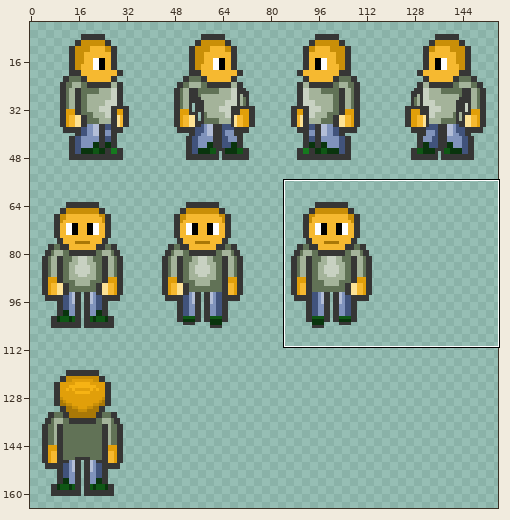
Two states of a sprite sheet, assets/img/Character Spritemap png.png. Above, an overview of the earlier version with the close-up marked.
Close-up. The starting point:
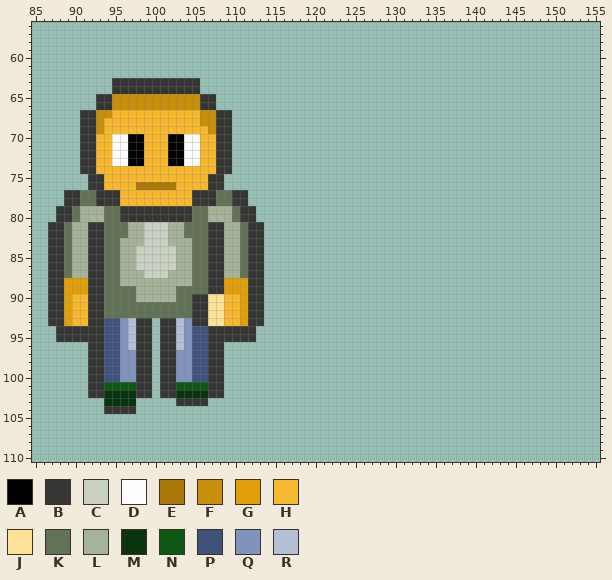
The file is 160x168 pixels. Colours within 5 levels of each other are drawn and written as one. Shown: x 85..155, y 56..110. The wide view leaves out empty margins. The commit also changed other parts of the picture, which this record leaves out.
Palette (. is transparent): A #000000  B #363635  C #c8d1c2  D #fefefe  E #a97807  F #c98f08  G #e19f0a  H #f6b930  J #fce296  K #617256  L #a4b39a  M #09340d  N #0f5715  P #41537c  Q #8093bc  R #b3bed7
Pixels before (only the part around the change), first column x 87:
 56 .....................................................................
 57 .....................................................................
 58 .....................................................................
 59 .....................................................................
 60 .....................................................................
 61 .....................................................................
 62 .....................................................................
 63 ........BBBBBBBBBBB..................................................
 64 ........BBBBBBBBBBB..................................................
 65 ......BBFFFFFFFFFFFBB................................................
 66 ......BBFFFFFFFFFFFBB................................................
 67 ....BBFFHHHHHHHHHHHFFBB..............................................
 68 ....BBFHHHHHHHHHHHHFFBB..............................................
 69 ....BBFHHHHHHHHHHHHHFBB..............................................
 70 ....BBHHDDAAHHHAADDHHBB..............................................
 71 ....BBHHDDAAHHHAADDHHBB..............................................
 72 ....BBHHDDAAHHHAADDHHBB..............................................
 73 ....BBHHDDAAHHHAADDHHBB..............................................
 74 ....BBHHHHHHHHHHHHHHHBB..............................................
 75 .....BBHHHHHHHHHHHHHBB...............................................
 76 .....BBHHHHEEEEEHHHHBB...............................................
 77 ..BBKKBBBHHHHHHHHHBBBKKBB............................................
 78 ..BBKKBBBHHHHHHHHHBBBKKBB............................................
 79 .BBKLLLKKBBBBBBBBBKKLLLKBB...........................................
 80 .BBKLLLKKBBBBBBBBBKKLLLKBB...........................................
 81 BBKLLBBKKKLLCCCLLKKKBBLLKBB..........................................
 82 BBKLLBBKKKLLCCCLLKKKBBLLKBB..........................................
 83 BBKLLBBKKLLLCCCLLLKKBBLLKBB..........................................
 84 BBKLLBBKKLLCCCCCLLKKBBLLKBB..........................................
 85 BBKLLBBKKLLCCCCCLLKKBBLLKBB..........................................
 86 BBKLLBBKKLLCCCCCLLKKBBLLKBB..........................................
 87 BBKLLBBKKLLLCCCLLLKKBBLLKBB..........................................
 88 BBGGGBBKKLLLLLLLLLKKBBGGGBB..........................................
 89 BBGGGBBKKKKLLLLLKKKKBBGGGBB..........................................
 90 BBGHHBBKKKKLLLLLKKBBJJHHGBB..........................................
 91 BBGHHBBKKKKKKKKKKKBBJJHHGBB..........................................
 92 BBGHHBBKKKKKKKKKKKBBJJHHGBB..........................................
 93 BBGHHBBPPQRBB.BBRQBBJJHHGBB..........................................
 94 .BBBBBBPPQRBB.BBRQPPBBBBBB...........................................
 95 .BBBBBBPPQRBB.BBRQPPBBBBBB...........................................
 96 .....BBPPQRBB.BBRQPPBB...............................................
 97 .....BBPPQQBB.BBQQPPBB...............................................
 98 .....BBPPQQBB.BBQQPPBB...............................................
 99 .....BBPPQQBB.BBQQPPBB...............................................
100 .....BBPPQQBB.BBQQPPBB...............................................
101 .....BBNNNNBB.BBNNNNBB...............................................
102 .....BBMMMMBB.BBMMMMBB...............................................
103 .......MMMM.....BBBB.................................................
104 .......BBBB..........................................................
105 .....................................................................
106 .....................................................................
107 .....................................................................
108 .....................................................................
109 .....................................................................
110 .....................................................................
The result:
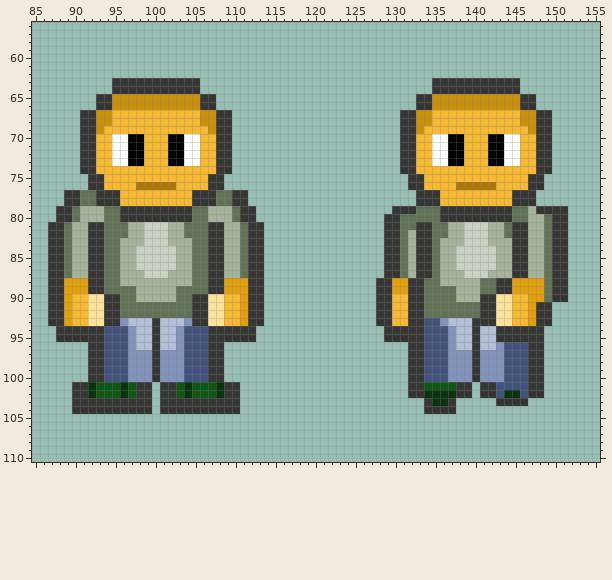
Changes in this commit:
Changed rows in their new state; - is an unchanged pixel.
first column x 90:
 63 ---------------------------------------------BBBBBBBBBBB------
 64 ---------------------------------------------BBBBBBBBBBB------
 65 -------------------------------------------BBFFFFFFFFFFFBB----
 66 -------------------------------------------BBFFFFFFFFFFFBB----
 67 -----------------------------------------BBFFHHHHHHHHHHHFFBB--
 68 ----F------------------------------------BBFFHHHHHHHHHHHFFBB--
 69 -----------------------------------------BBFHHHHHHHHHHHHHFBB--
 70 -----------------------------------------BBHHDDAAHHHAADDHHBB--
 71 -----------------------------------------BBHHDDAAHHHAADDHHBB--
 72 -----------------------------------------BBHHDDAAHHHAADDHHBB--
 73 -----------------------------------------BBHHDDAAHHHAADDHHBB--
 74 -----------------------------------------BBHHHHHHHHHHHHHHHBB--
 75 ------------------------------------------BBHHHHHHHHHHHHHBB---
 76 ------------------------------------------BBHHHHEEEEEHHHHBB---
 77 -------------------------------------------BBBHHHHHHHHHBBB----
 78 -------------------------------------------BBBHHHHHHHHHBBB----
 79 ----------------------------------------BBBKKKBBBBBBBBBKKLBBBB
 80 ---------------------------------------BBKKKKKBBBBBBBBBKKLLKBB
 81 ---------------------------------------BBKKBBKKLLCCCLLKBBLLKBB
 82 ---------------------------------------BBKLBBKKLLCCCLLKBBLLKBB
 83 ---------------------------------------BBKLBBKLLLCCCLLLBBLLKBB
 84 ---------------------------------------BBKLBBKLLCCCCCLLBBLLKBB
 85 ---------------------------------------BBKLBBKLLCCCCCLLBBLLKBB
 86 ---------------------------------------BBKLBBKLLCCCCCLLBBLLKBB
 87 ---------------------------------------BBKLBBKLLLCCCLLLBBLLKBB
 88 --------------------------------------BBGGBBKKLLLLLKKBBGGGGKBB
 89 --------------------------------------BBGGBBKKKKLLLKKBBGGGGKBB
 90 --JJBB--------------------------------BBHHBBKKKKLLLBBJJHHGGKBB
 91 --JJBB--------------------------------BBHHBBKKKKKKKBBJJHHGBB--
 92 --JJBB--------------------------------BBHHBBKKKKKKKBBJJHHGBB--
 93 --JJBB--RRBRR-------------------------BBHHBBPPQRRRBBBJJHHGBB--
 94 ------PQRRBRRQP------------------------BBBBBPPPQRRBRRBBBBBB---
 95 ------PQRRBRRQP------------------------BBBBBPPPQRRBRRBBBBBB---
 96 ------PQRRBRRQP---------------------------BBPPPQRRBRRQPPPBB---
 97 ------P-QQBQQ-P---------------------------BBPPPQQQBQQQPPPBB---
 98 ------P-QQBQQ-P---------------------------BBPPPQQQBQQQPPPBB---
 99 ------P-QQBQQ-P---------------------------BBPPPQQQBQQQPPPBB---
100 ------P-QQBQQ-P---------------------------BBPPPQQQBQQQPPPBB---
101 BBMN--M-------M--NMBB---------------------BBNNNNBB-BBPPPPBB---
102 BBMNNN-N-----N-NNNMBB---------------------BBMMMMBB-BBPMMPBB---
103 BBBBBBBBBB-BB----BBBB-----------------------BMMB-----BBBB-----
104 BBBB----BB-BBBBBBBBBB-----------------------BBBB--------------
Where, in picture pixels (left, top, right, bottom), the same in both close-ups:
added: (376, 78, 568, 414)
changed: (104, 118, 112, 126)
changed: (72, 294, 240, 414)
